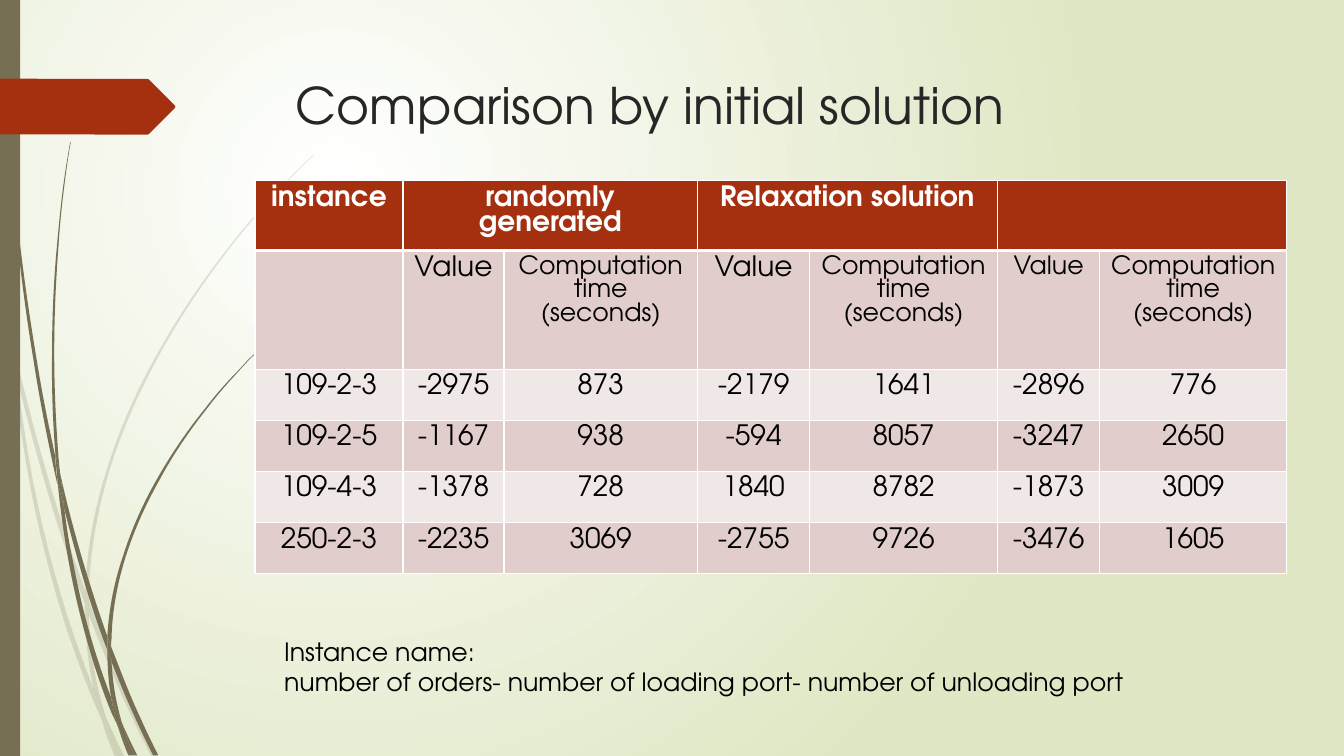
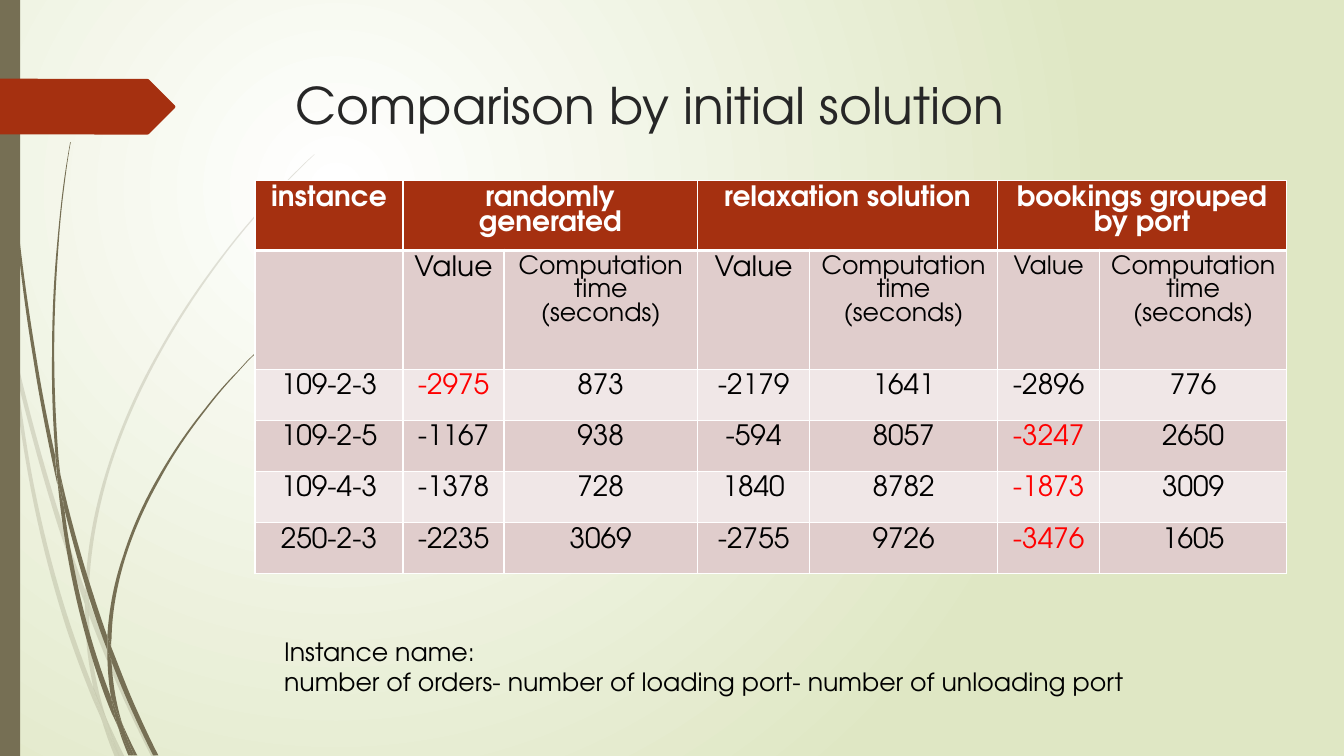
Before and after one commit to r-kurosu/kline_new, a slide deck: slide 44 of 竹田.pptx (slide 62 before the commit). Drawn at 1344x756 pixels with LibreOffice and Linux fonts; fonts in the diff are those of the drawing. Boxes give left, top, right and bottom in pixels: in the first picture for what was removed or moved away, otherwise in the second. Text is boxed around its words. In the diff, an @@ line names an element or a change of style, - is before the commit and + after.

```diff
--- a/竹田.pptx
+++ b/竹田.pptx
@@ table at (255,180,1286,593) @@
-row 1, column 4: Relaxation solution
+row 1, column 4: relaxation solution
-row 1, column 6: 
+row 1, column 6: bookings grouped by port
@@ text colour #000000 to #FF0000 in "-2975", "-3247", "-1873", "-3476" @@
```
Also in this commit, not shown: 27 other slides changed, 1 slide added, 3 slides removed.
